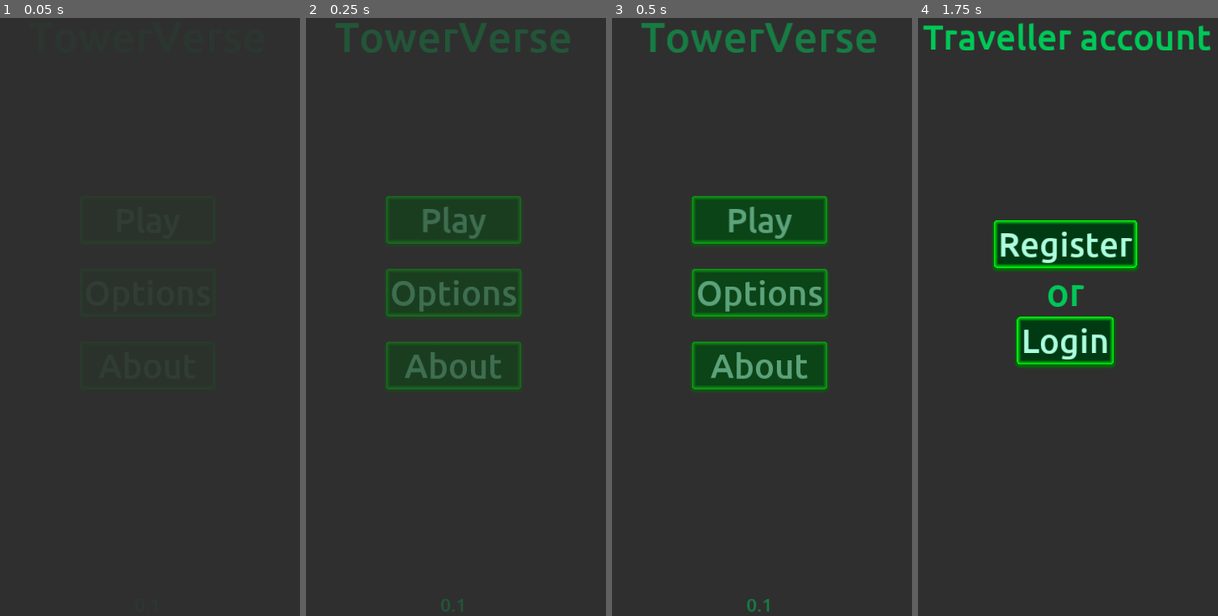
Above: before the commit, frames 1-4 (left to right).
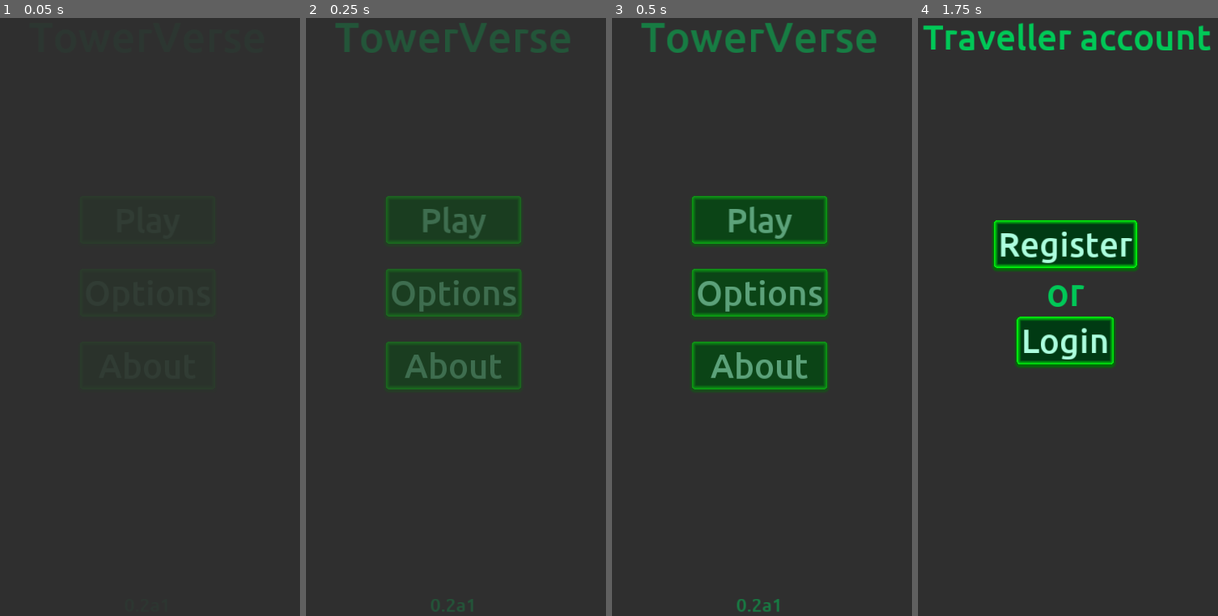
Above: after the commit, the same moments.

Repository: TowerVerse/towerverseandroid
Game: Godot game, scene res://assets/Scenes/StartMenu.tscn
Two runs of this game, one before a commit and one after it. Both use one fixed random seed, a clock stepped at 60 frames per second and the inputs below.
Inputs:
- Up to frame 1 (0.05 s): no input
- Up to frame 2 (0.25 s): no input
- Up to frame 3 (0.5 s): no input
- Up to frame 4 (1.75 s): click "Play" at 0.5 s

The runs differ from the first frame. In frame 2, less than 0.1% of the frame differs, in the area x 41-56%, y 97-100%; in frame 3, 0.2%; in frame 4, nothing differs.

Commit message:
Bump version text (now in Variables), optimise Socket.

Diff:
--- a/assets/Scenes/StartMenu.tscn
+++ b/assets/Scenes/StartMenu.tscn
@@ -117,12 +117,12 @@
 }
 
 [node name="version_label" type="Label" parent="version_container"]
-margin_left = 328.0
-margin_right = 392.0
+margin_left = 303.0
+margin_right = 417.0
 margin_bottom = 51.0
 custom_fonts/font = ExtResource( 6 )
 custom_colors/font_color = Color( 0, 0.784314, 0.341176, 1 )
-text = "0.1"
+text = "0.2a1"
 align = 1
 valign = 1
 
--- a/assets/Scripts/Socket.gd
+++ b/assets/Scripts/Socket.gd
@@ -4,7 +4,7 @@
 
 var _fetched_packets: Dictionary = {}
 
-var is_connected: bool
+var is_connected: bool = false
 
 signal towerverse_connected
 signal fetch_added
@@ -18,7 +18,8 @@
 	if connection_result != OK:
 		is_connected = false
 
-	_wss.set_target_peer(1)
+	else:
+		_wss.set_target_peer(1)
 
 	_wss.connect('connection_established', self, '_connection_established')
 	_wss.connect('data_received', self, '_data_recieved')
@@ -26,6 +27,7 @@
 func _process(_delta: float) -> void:
 	if _wss.get_connection_status() == NetworkedMultiplayerPeer.CONNECTION_DISCONNECTED:
 		return
+
 	_wss.poll()
 
 func _connection_established(_protocol: String):
@@ -43,12 +45,14 @@
 	emit_signal('fetch_added')
 
 func send_packet(event: String, data: Dictionary = {}) -> void:
+	var final_packet = {}
 	var final_packet_ref = Uuid.v4()
-
-	var final_packet = {'event': event, 'ref': final_packet_ref}
 
 	for key in data.keys():
 		final_packet[key] = data[key]
+
+	final_packet['event'] = event
+	final_packet['ref'] = final_packet_ref
 
 	if not is_connected:
 		yield(self, 'towerverse_connected')
@@ -73,10 +77,14 @@
 	return JSON.print(data).to_utf8()
 
 func disconnect_socket():
-	if is_connected:
-		_wss.disconnect_from_host()
-		is_connected = false
+	if not is_connected:
+		return
+
+	_wss.disconnect_from_host()
+	is_connected = false
 
 func connect_socket():
-	if not is_connected:
-		_wss.connect_to_url(Variables.WSS_URL)
+	if is_connected:
+		return
+
+	_wss.connect_to_url(Variables.WSS_URL)
--- a/assets/Scripts/StartMenu.gd
+++ b/assets/Scripts/StartMenu.gd
@@ -2,6 +2,7 @@
 
 onready var tween = get_node('tween')
 onready var start_menu = get_node('.')
+onready var version_label = get_node('version_container/version_label')
 
 func _ready() -> void:
 	Utils.log('StartMenu started.')
@@ -13,6 +14,8 @@
 		get_tree().quit()
 
 func fade_in():
+	version_label.text = Variables.APP_VERSION
+
 	tween.interpolate_property(start_menu, 'modulate', Color(1, 1, 1, 0), Color(1, 1, 1, 1), 1)
 	tween.start()
 
--- a/assets/Scripts/Variables.gd
+++ b/assets/Scripts/Variables.gd
@@ -1,5 +1,6 @@
 extends Node
 
+const APP_VERSION = '0.2a1'
 const WSS_URL = 'wss://towerverse.herokuapp.com'
 const DEBUG = true
 const SAVE_FILENAME = 'user://towerverse.bin'
